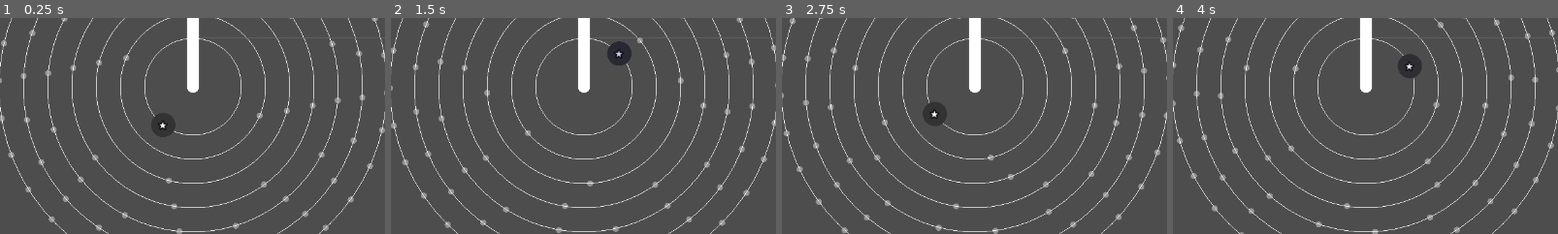
Above: before the commit, frames 1-4 (left to right).
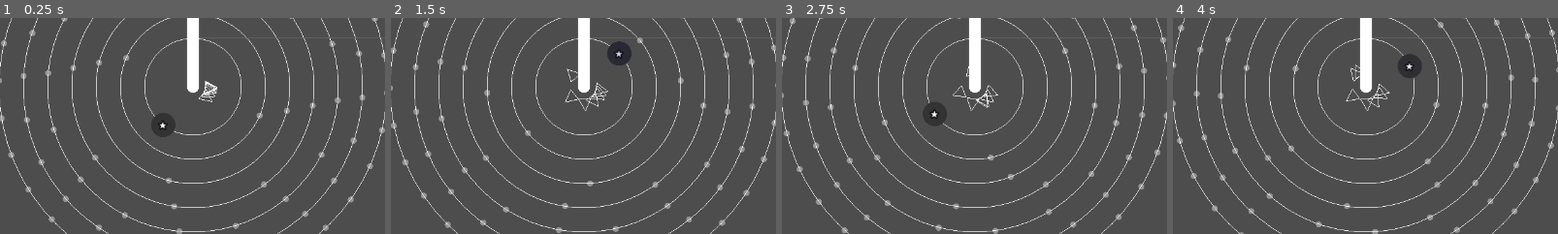
Above: after the commit, the same moments.

Repository: kamikoloss/syzygy
Game: Godot game, scene res://scenes/main.tscn
Same seed, same stepped clock (60 frames per second), same inputs: the game is played once before the commit and once after it.
Inputs:
- Up to frame 1 (0.25 s): no input
- Up to frame 2 (1.5 s): click "PLAY" at 0.5 s; click "PLAY" at 1.25 s
- Up to frame 3 (2.75 s): click "STOP" at 2 s
- Up to frame 4 (4 s): click "STOP" at 2.75 s; click "PLAY" at 3.5 s
The pictures show only the part of the screen within x 25-75%, y 35-85%; the shares and areas given below are measured in that part.

The runs differ from the first frame. In frame 1, 0.2% of the frame differs, in the area x 51-57%, y 29-40%; in frame 2, 0.3%, in the area x 45-57%, y 23-44%; in frame 3, 0.3%; in frame 4, 0.3%.

Commit message:
add scripts to Rail/ChipHolders and fix draw polyline not working

Diff:
--- a/scenes/rail.gd
+++ b/scenes/rail.gd
@@ -4,6 +4,7 @@
 const RAIL_NUMBER_SUM = 6
 const LINE_COLOR_PRIMARY := Color(1.0, 1.0, 1.0)
 const LINE_COLOR_SECONDARY := Color(0.4, 0.4, 0.4)
+const LINE_COLOR_STACK := Color(0.2, 0.2, 0.2, 1.0)
 
 @export var rail_number := 0
 @export var circle_radius := 320.0 # px
@@ -30,8 +31,6 @@
 func _draw():
     draw_line(Vector2(0, circle_radius * -1), Vector2(1280, circle_radius * -1), LINE_COLOR_SECONDARY)
     draw_circle(Vector2.ZERO, circle_radius, LINE_COLOR_PRIMARY, false)
-    # TODO: not working
-    chip_holders_parent.draw_polyline([Vector2(40, 0), Vector2(20, -10), Vector2(20, 10), Vector2(40, 0)], LINE_COLOR_PRIMARY)
 
 
 func start_rotate() -> void:
--- a/scenes/rail.tscn
+++ b/scenes/rail.tscn
@@ -1,8 +1,9 @@
-[gd_scene load_steps=4 format=3 uid="uid://dfmcx4p165aea"]
+[gd_scene load_steps=5 format=3 uid="uid://dfmcx4p165aea"]
 
 [ext_resource type="Script" uid="uid://bh1363dojikb4" path="res://scenes/rail.gd" id="1_6f37g"]
 [ext_resource type="PackedScene" uid="uid://b185sasx51q0n" path="res://scenes/chip.tscn" id="2_stgit"]
 [ext_resource type="PackedScene" uid="uid://bt7jq7m0wseur" path="res://scenes/chip_holder.tscn" id="3_u70y5"]
+[ext_resource type="Script" uid="uid://cy6nox6vdm08r" path="res://scenes/rail_chip_holders.gd" id="4_u70y5"]
 
 [node name="Rail" type="Control" node_paths=PackedStringArray("chip_holders_parent")]
 layout_mode = 3
@@ -15,3 +16,4 @@
 [node name="ChipHolders" type="Control" parent="."]
 z_index = 1
 anchors_preset = 0
+script = ExtResource("4_u70y5")
--- /dev/null
+++ b/scenes/rail_chip_holders.gd
@@ -0,0 +1,12 @@
+extends Control
+
+const POINTS := [
+    Vector2(40, 0),
+    Vector2(20, -10),
+    Vector2(20, 10),
+    Vector2(40, 0),
+]
+
+
+func _draw():
+    draw_polyline(POINTS, Rail.LINE_COLOR_PRIMARY)
Not shown, added: scenes/rail_chip_holders.gd.uid
